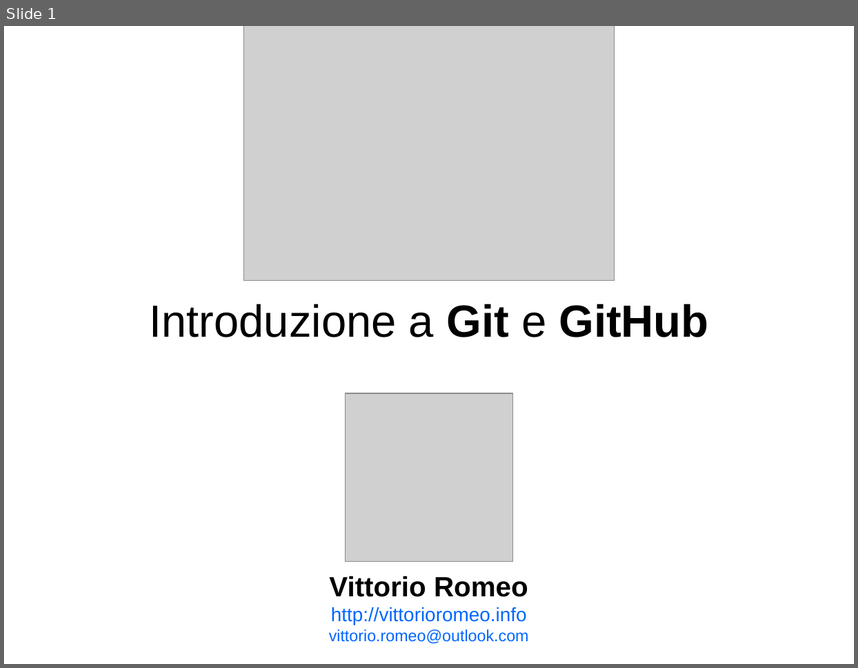
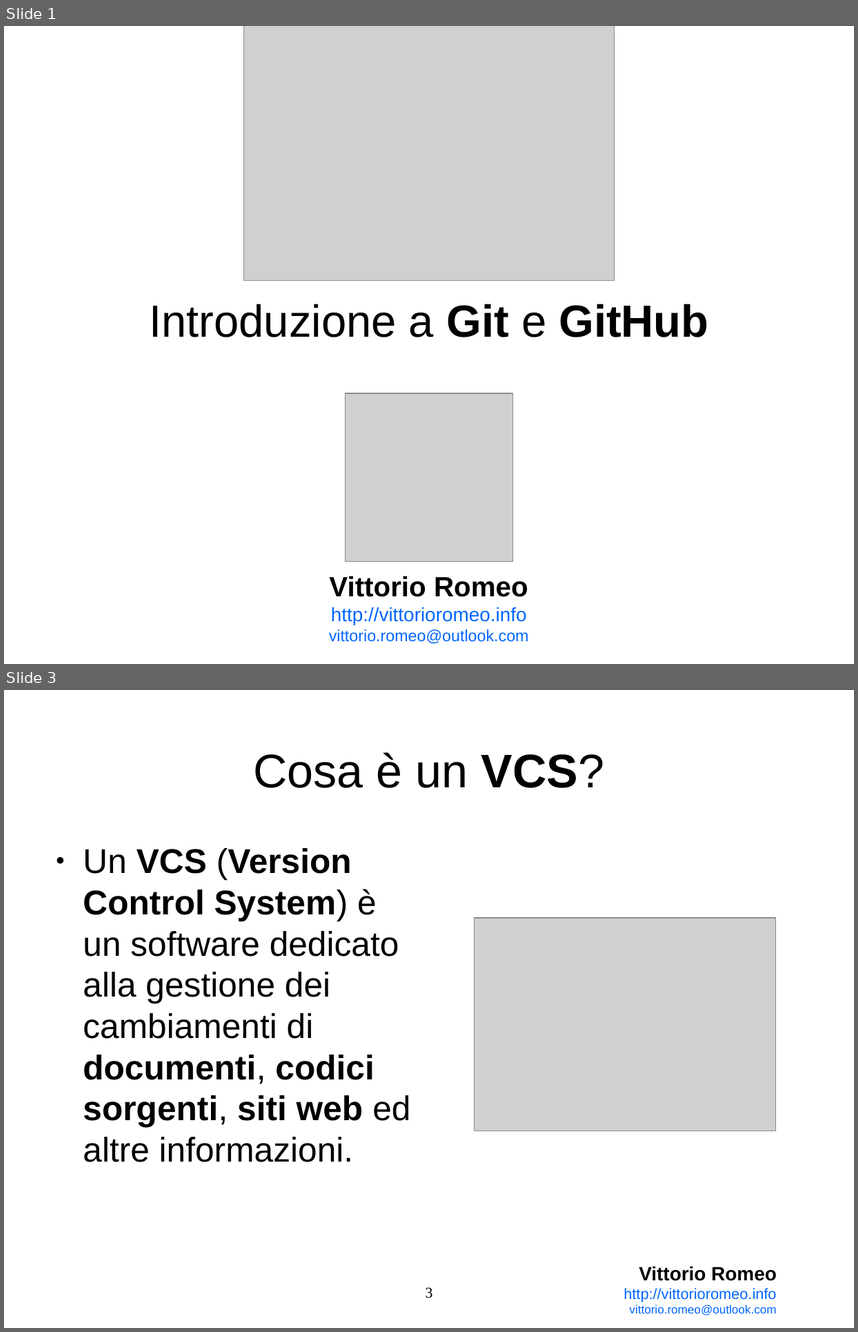
Before and after one commit to vittorioromeo/linuxDay2014, a slide deck: presentation.odp. Shown one above the other, each under a label of ours: slide 1 before the commit, slides 1 and 3 after it; the slides between them are not shown. The pictures are 858x668 and 858x1332 pixels, drawn with LibreOffice and Linux fonts; fonts in the diff are those of the drawing; grey boxes stand for pictures; background and template pictures are left out. Boxes give left, top, right and bottom in pixels: in the first picture for what was removed or moved away, otherwise in the second. Text is boxed around its words. In the diff, an @@ line names an element or a change of style, - is before the commit and + after.

```diff
--- a/presentation.odp
+++ b/presentation.odp
@@ slide 3 added at (4,690,854,1328), background #FFFFFF @@
@@ title added at (253,752,605,788), 44 pt, text #000000 @@
+Cosa è un VCS?
@@ text added at (83,848,410,1162), 32 pt, text #000000 @@
+● Un VCS (Version Control System) è un software dedicato alla gestione dei cambiamenti di documenti, codici sorgenti, siti web ed altre informazioni.
@@ picture added at (475,918,776,1130) @@
@@ text added at (624,1265,777,1315), 11 pt, text #0066FF @@
+Vittorio Romeo
+http://vittorioromeo.info
+vittorio.romeo@outlook.com
@@ page number added at (426,1287,433,1298), 14 pt, text #000000 @@
+3
```
Also in this commit, not shown: 5 slides changed, 11 other slides added, 10 slides removed, 13 other files.
